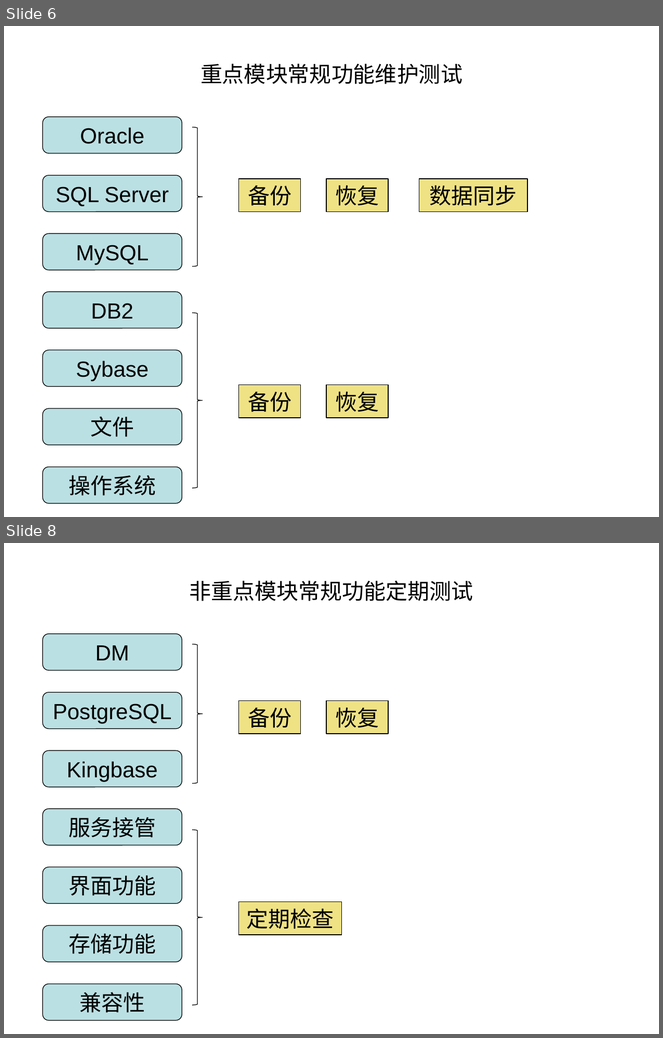
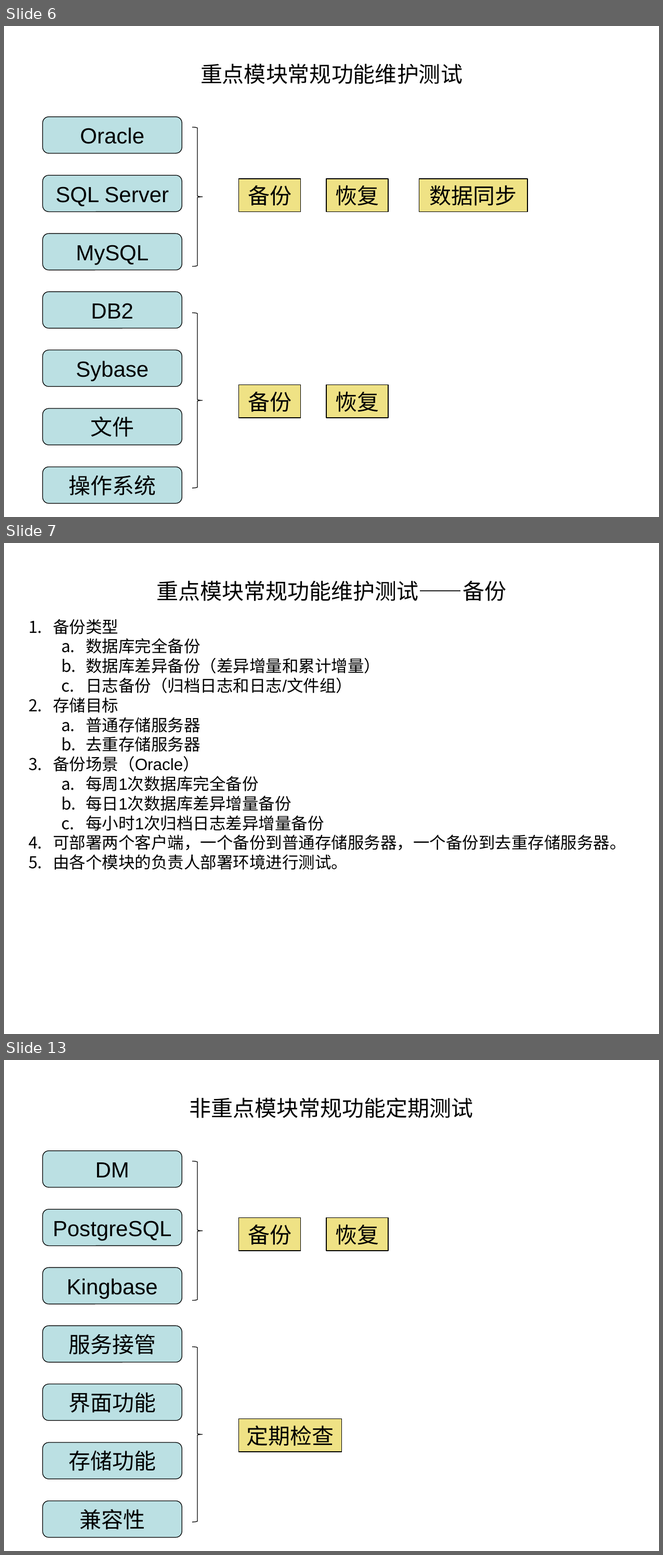
Before and after one commit to irene1990/Teamleader, a slide deck: PPT/Training/release process.ppt. Shown one above the other, each under a label of ours: slides 6 and 8 before the commit, slides 6, 7 and 13 after it; the slides between them are not shown. The pictures are 663x1038 and 663x1555 pixels, drawn with LibreOffice and Linux fonts; fonts in the diff are those of the drawing. Boxes give left, top, right and bottom in pixels: in the first picture for what was removed or moved away, otherwise in the second. Text is boxed around its words. In the diff, an @@ line names an element or a change of style, - is before the commit and + after.

```diff
--- a/PPT/Training/release process.ppt
+++ b/PPT/Training/release process.ppt
@@ slide 7 added at bbox=[4, 543, 659, 1034], background #FFFFFF @@
@@ title added at bbox=[157, 580, 506, 601], 24 pt, text #000000 @@
+重点模块常规功能维护测试——备份
@@ text added at bbox=[53, 619, 626, 870], 18 pt, text #000000 @@
+1. 备份类型
+  a. 数据库完全备份
+  b. 数据库差异备份（差异增量和累计增量）
+  c. 日志备份（归档日志和日志/文件组）
+2. 存储目标
+  a. 普通存储服务器
+  b. 去重存储服务器
+3. 备份场景（Oracle）
+  a. 每周1次数据库完全备份
+  b. 每日1次数据库差异增量备份
+  c. 每小时1次归档日志差异增量备份
+4. 可部署两个客户端，一个备份到普通存储服务器，一个备份到去重存储服务器。
+5. 由各个模块的负责人部署环境进行测试。
@@ what was slide 8 is now slide 13 @@
```
Also in this commit, not shown: 2 slides changed, 7 other slides added, 2 slides removed.
